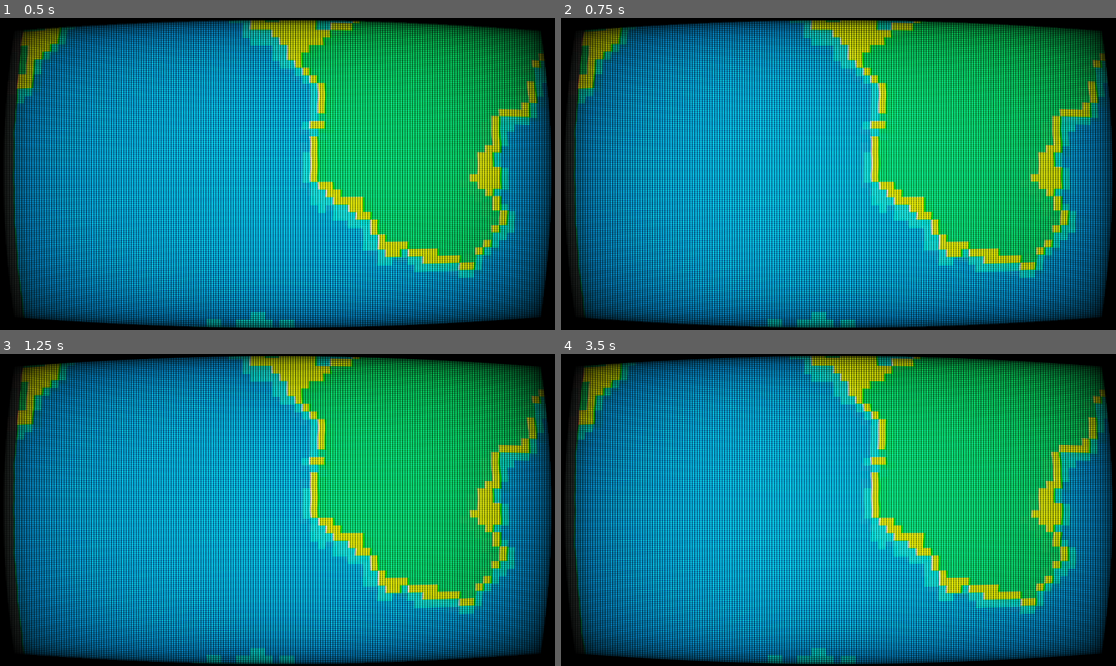
Above: before the commit, frames 1-4 (two rows, left to right).
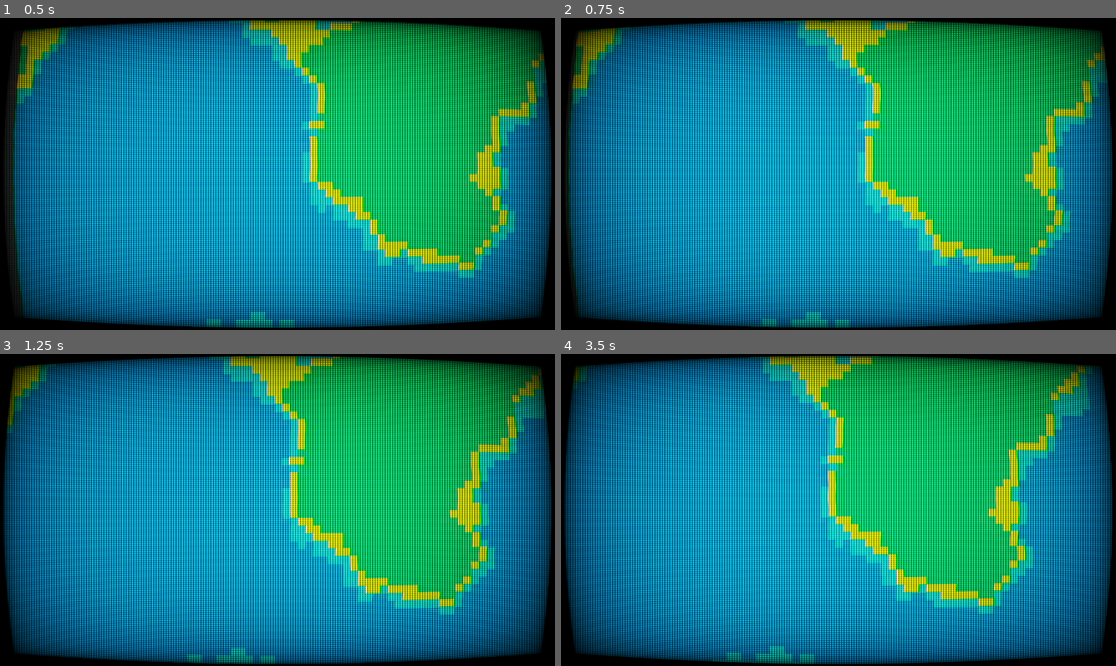
Above: after the commit, the same moments.

Repository: edenYosef1990/myGodotGame
Game: Godot game, scene res://MainScene.tscn
Same seed, same stepped clock (60 frames per second), same inputs: the game is played once before the commit and once after it.
Inputs (mouse positions are in pixels of both pictures, inside the frame that each line leads up to):
- Up to frame 1 (0.5 s): no input
- Up to frame 2 (0.75 s): move the mouse to (960, 158) at 0.52 s; hold Right (ui_right) from 0.53 s (still down); click (960, 158) at 0.67 s
- Up to frame 3 (1.25 s): keep holding Right (ui_right)
- Up to frame 4 (3.5 s): move the mouse to (727, 525) at 1.27 s; release Right (ui_right) at 1.28 s; hold Down (ui_down) 1.28-2.03 s; move the mouse to (894, 441) at 2.02 s; hold Right (ui_right) 2.03-2.78 s; move the mouse to (810, 572) at 2.77 s; hold Up (ui_up) from 2.78 s (still down); click (810, 572) at 2.92 s

Frame 1 is identical in both runs. In frame 2, 7.0% of the frame differs, in the area x 1-98%, y 0-100%; in frame 3, 14%; in frame 4, 21%, in the area x 0-99%, y 0-100%.

Commit message:
can move camera with keyboard

Diff:
--- a/GameManager/GameManager.gd
+++ b/GameManager/GameManager.gd
@@ -52,6 +52,13 @@
 
 # Called every frame. 'delta' is the elapsed time since the previous frame.
 func _process(delta):
+	var xDirection = Input.get_axis("ui_left", "ui_right")
+	var yDirection = Input.get_axis("ui_up", "ui_down")
+	var xOffset = 1 * xDirection if xDirection else 0
+	var yOffset = 1 * yDirection if yDirection else 0
+	if xOffset != 0 or yOffset != 0:
+		var cameraPos = camera.position;
+		camera.position += Vector2(xOffset,yOffset)
 	pass
 
 func doAction():
